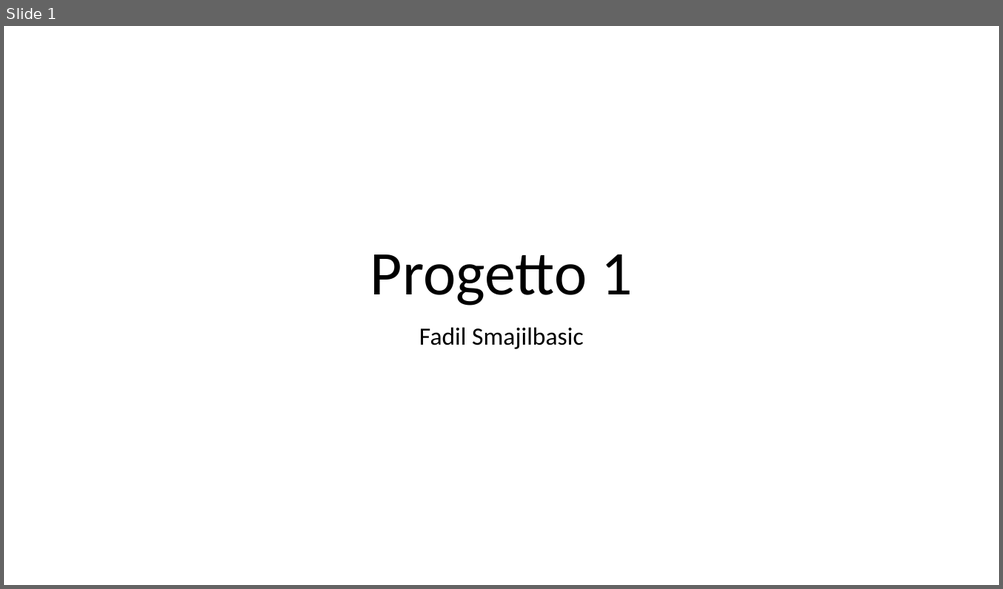
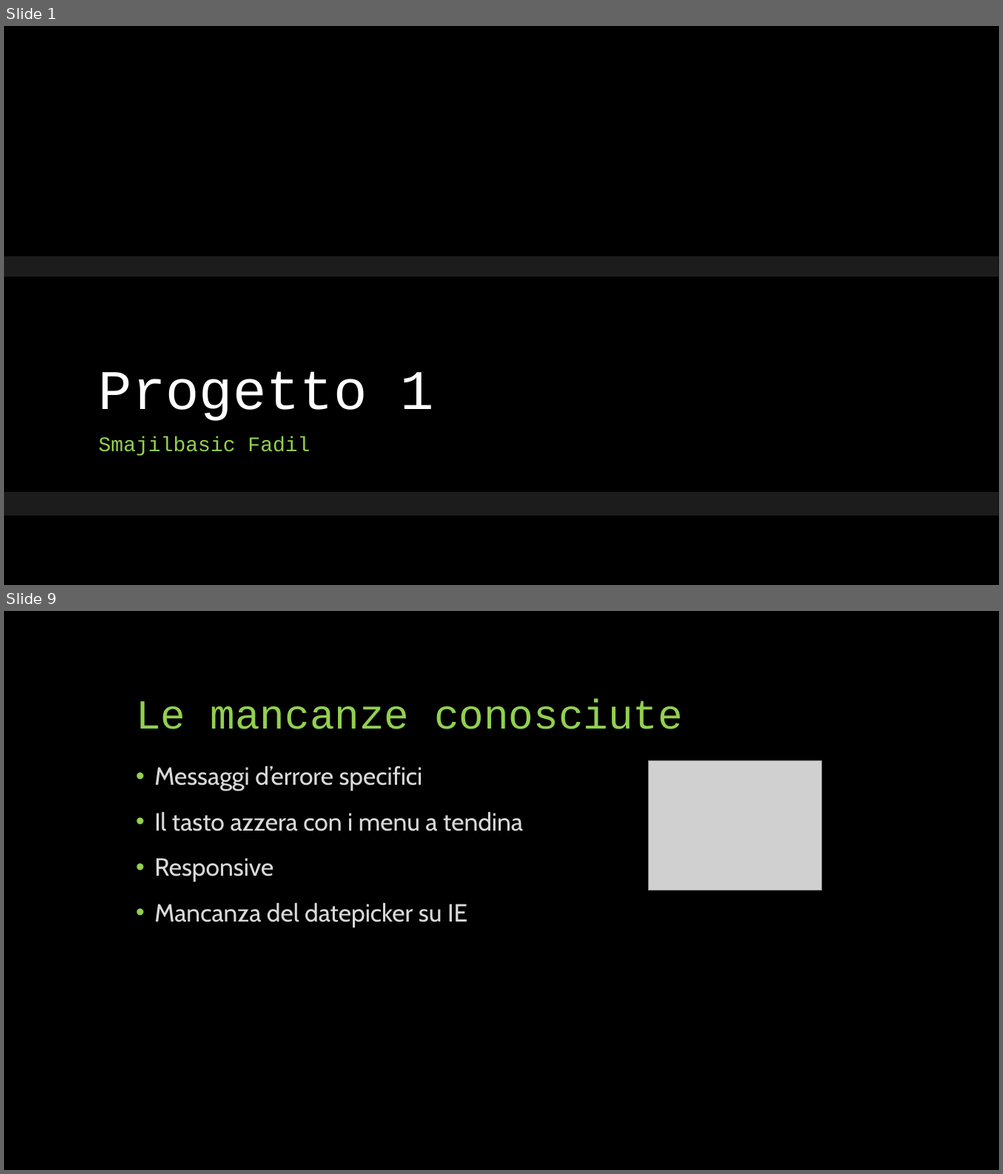
Before and after one commit to FadilSmajilbasic/Progetto1, a slide deck: Documentazione/Presentazione.pptx. Shown one above the other, each under a label of ours: slide 1 before the commit, slides 1 and 9 after it; the slides between them are not shown. The pictures are 1003x589 and 1003x1174 pixels, drawn with LibreOffice and Linux fonts; fonts in the diff are those of the drawing; grey boxes stand for pictures; background and template pictures are left out. Boxes give left, top, right and bottom in pixels: in the first picture for what was removed or moved away, otherwise in the second. Text is boxed around its words. In the diff, an @@ line names an element or a change of style, - is before the commit and + after.

```diff
--- a/Documentazione/Presentazione.pptx
+++ b/Documentazione/Presentazione.pptx
@@ slide 9 added at [4,611,999,1170], background #000000 @@
@@ title added at [136,699,683,729], 40 pt, text #92D050 @@
+Le mancanze conosciute
@@ text added at [154,766,523,928], 24 pt, text #D9D9D9 @@
+• Messaggi d’errore specifici
+• Il tasto azzera con i menu a tendina
+• Responsive
+• Mancanza del datepicker su IE
@@ picture added at [649,761,822,891] @@
@@ slide 1 changed as well @@
@@ background #FFFFFF to picture (left out) @@
@@ rectangle added at [4,257,999,516], fill #262626 at 75% opacity @@
@@ rectangle added at [4,277,999,492], fill #000000 @@
@@ title "Progetto 1": place and size @@
-title "Progetto 1" at [370,255,632,306]
+title "Progetto 1" at [99,372,434,421]
@@ title "Progetto 1" at [99,372,434,421]: size 60 to 54 pt, font Calibri to Courier New, text colour #000000 to #FFFFFF; alignment centre to left; line spacing 0.9 to 0.8 @@
@@ subtitle at [99,437,310,456]: text changed; size 24 to 20 pt; font Calibri to Courier New; text colour #000000 to #92D050 @@
-Fadil Smajilbasic
+Smajilbasic Fadil
```
Also in this commit, not shown: 8 other slides added, 1 slide removed, 6 other files.
